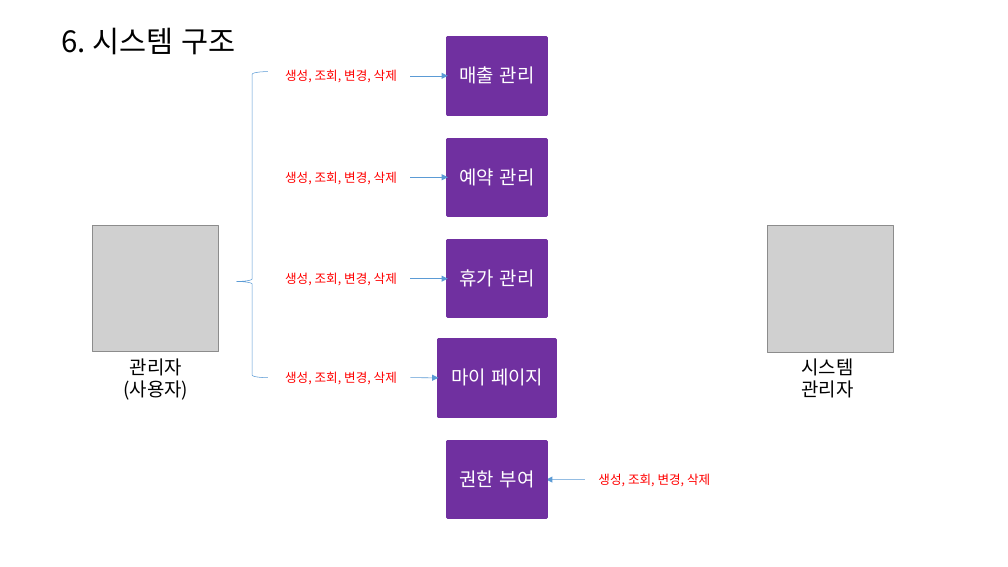
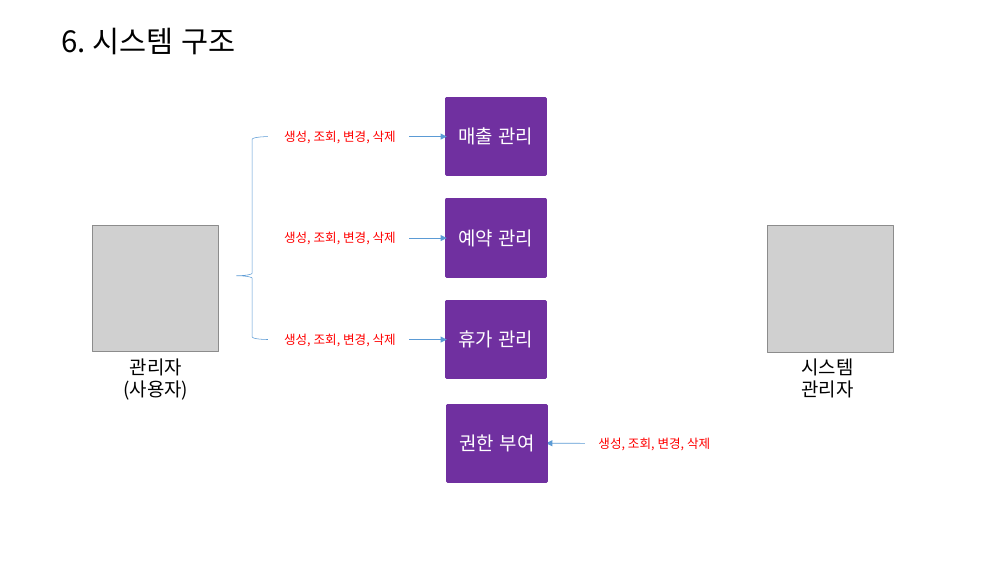
Before and after one commit to jo-dong/Github, a slide deck: slide 22 of document/화면 설계서_조동현.pptx (slide 23 before the commit). Drawn at 1008x567 pixels with LibreOffice and Linux fonts; fonts in the diff are those of the drawing; grey boxes stand for pictures. Boxes give left, top, right and bottom in pixels: in the first picture for what was removed or moved away, otherwise in the second. Text is boxed around its words. In the diff, an @@ line names an element or a change of style, - is before the commit and + after.

```diff
--- a/document/화면 설계서_조동현.pptx
+++ b/document/화면 설계서_조동현.pptx
@@ right brace: place and size @@
-right brace at (237,72,268,378)
+right brace at (237,137,268,340)
@@ 3 rectangles, 3 texts, 3 arrows: place and size @@
-3 rectangles, 3 texts, 3 arrows at (285,38,546,317)
+3 rectangles, 3 texts, 3 arrows at (284,98,545,378)
@@ rectangle removed at (439,340,556,416) @@
-마이 페이지
@@ text removed at (285,371,397,384) @@
-생성, 조회, 변경, 삭제
@@ arrow removed from (411, 378) to (439, 378) @@
@@ 1 text, 1 rectangle, 1 arrow: place and size @@
-1 text, 1 rectangle, 1 arrow at (448,442,710,518)
+1 text, 1 rectangle, 1 arrow at (448,405,710,482)
```
Also in this commit, not shown: 5 other slides changed, 14 slides added, 1 slide removed, 1 other file.
